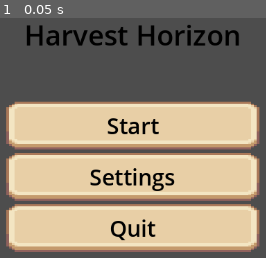
Above: before the commit, frame 1.
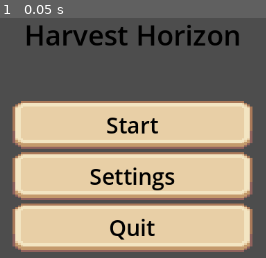
Above: after the commit, the same moment.

Repository: emilykrohn/HarvestHorizon
Game: Godot game, scene res://Scenes/MainMenu/main_menu.tscn
Two runs of this game, one before a commit and one after it. Both use one fixed random seed, a clock stepped at 60 frames per second and the inputs below.
Inputs:
- Up to frame 1 (0.05 s): no input

The runs differ from the first frame. In frame 1, 12% of the frame differs, in the area x 2-98%, y 34-98%.

Commit message:
Rename Label and Buttons

Diff:
--- a/Scenes/MainMenu/main_menu.tscn
+++ b/Scenes/MainMenu/main_menu.tscn
@@ -10,34 +10,7 @@
 grow_horizontal = 2
 grow_vertical = 2
 
-[node name="VBoxContainer" type="VBoxContainer" parent="."]
-layout_mode = 1
-anchors_preset = 8
-anchor_left = 0.5
-anchor_top = 0.5
-anchor_right = 0.5
-anchor_bottom = 0.5
-offset_left = -182.5
-offset_top = -108.5
-offset_right = 182.5
-offset_bottom = 108.5
-grow_horizontal = 2
-grow_vertical = 2
-theme_override_constants/separation = 5
-alignment = 1
-
-[node name="Button" parent="VBoxContainer" instance=ExtResource("1_a7sjt")]
-layout_mode = 2
-
-[node name="Button2" parent="VBoxContainer" instance=ExtResource("1_a7sjt")]
-layout_mode = 2
-text = "Settings"
-
-[node name="Button3" parent="VBoxContainer" instance=ExtResource("1_a7sjt")]
-layout_mode = 2
-text = "Quit"
-
-[node name="Label" type="Label" parent="."]
+[node name="Title" type="Label" parent="."]
 layout_mode = 1
 anchors_preset = 5
 anchor_left = 0.5
@@ -50,3 +23,33 @@
 theme_override_colors/font_color = Color(0, 0, 0, 1)
 theme_override_font_sizes/font_size = 40
 text = "Harvest Horizon"
+
+[node name="MarginContainer" type="MarginContainer" parent="."]
+layout_mode = 1
+anchors_preset = 8
+anchor_left = 0.5
+anchor_top = 0.5
+anchor_right = 0.5
+anchor_bottom = 0.5
+offset_left = -173.0
+offset_top = -109.0
+offset_right = 173.0
+offset_bottom = 109.0
+grow_horizontal = 2
+grow_vertical = 2
+
+[node name="ButtonContiner" type="VBoxContainer" parent="MarginContainer"]
+layout_mode = 2
+theme_override_constants/separation = 5
+alignment = 1
+
+[node name="StartButton" parent="MarginContainer/ButtonContiner" instance=ExtResource("1_a7sjt")]
+layout_mode = 2
+
+[node name="SettingsButton" parent="MarginContainer/ButtonContiner" instance=ExtResource("1_a7sjt")]
+layout_mode = 2
+text = "Settings"
+
+[node name="QuitButton" parent="MarginContainer/ButtonContiner" instance=ExtResource("1_a7sjt")]
+layout_mode = 2
+text = "Quit"
